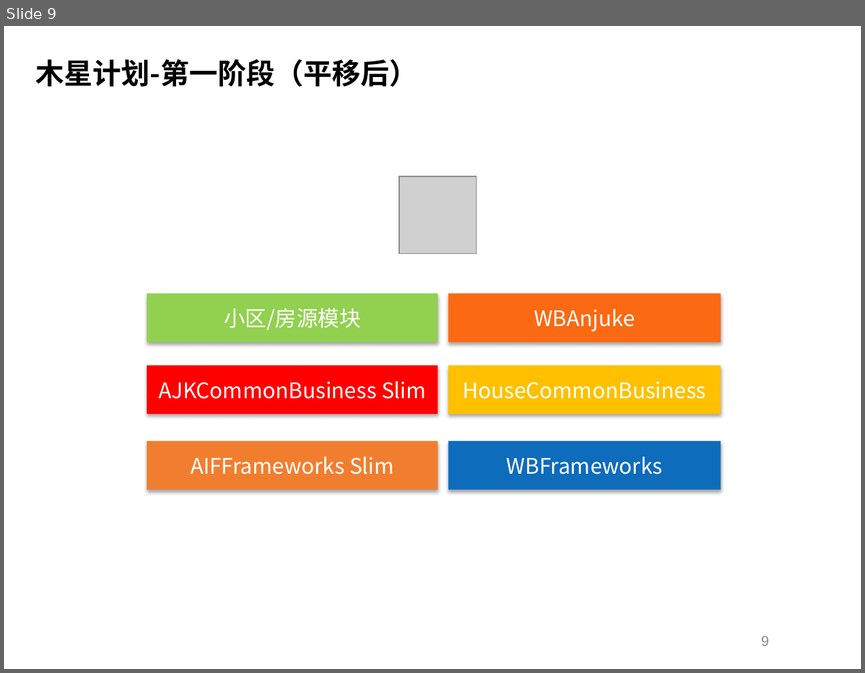
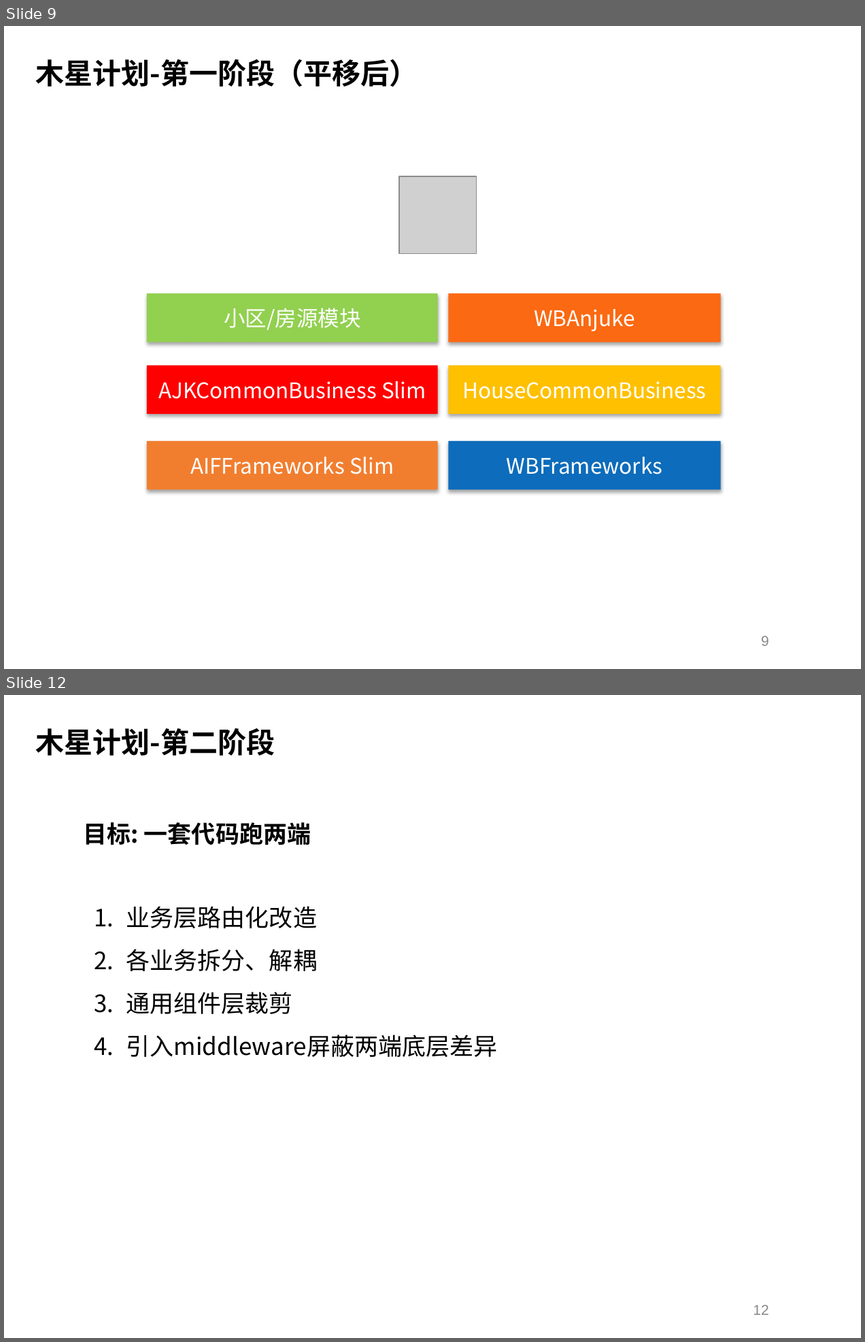
Before and after one commit to Geph0rce/Demo, a slide deck: documents/钱杰_2019年度总结述职报告.pptx. Shown one above the other, each under a label of ours: slide 9 before the commit, slides 9 and 12 after it; the slides between them are not shown. The pictures are 865x673 and 865x1342 pixels, drawn with LibreOffice and Linux fonts; fonts in the diff are those of the drawing; grey boxes stand for pictures; background and template pictures are left out. Boxes give left, top, right and bottom in pixels: in the first picture for what was removed or moved away, otherwise in the second. Text is boxed around its words. In the diff, an @@ line names an element or a change of style, - is before the commit and + after.

```diff
--- a/documents/钱杰_2019年度总结述职报告.pptx
+++ b/documents/钱杰_2019年度总结述职报告.pptx
@@ slide 12 added at (x1=4, y1=695, x2=861, y2=1338), background picture (left out) @@
@@ text added at (x1=36, y1=728, x2=275, y2=756), 24 pt, text #000000, bold @@
+木星计划-第二阶段
@@ text added at (x1=83, y1=822, x2=311, y2=845), 20 pt, text #000000, bold @@
+目标: 一套代码跑两端
@@ text added at (x1=126, y1=906, x2=498, y2=1057), 20 pt, text #000000 @@
+1. 业务层路由化改造
+2. 各业务拆分、解耦
+3. 通用组件层裁剪
+4. 引入middleware屏蔽两端底层差异
@@ page number added at (x1=753, y1=1304, x2=768, y2=1314), 12 pt, text #898989 @@
+12
```
Also in this commit, not shown: 1 slide changed, 7 other slides added, 1 other file.
